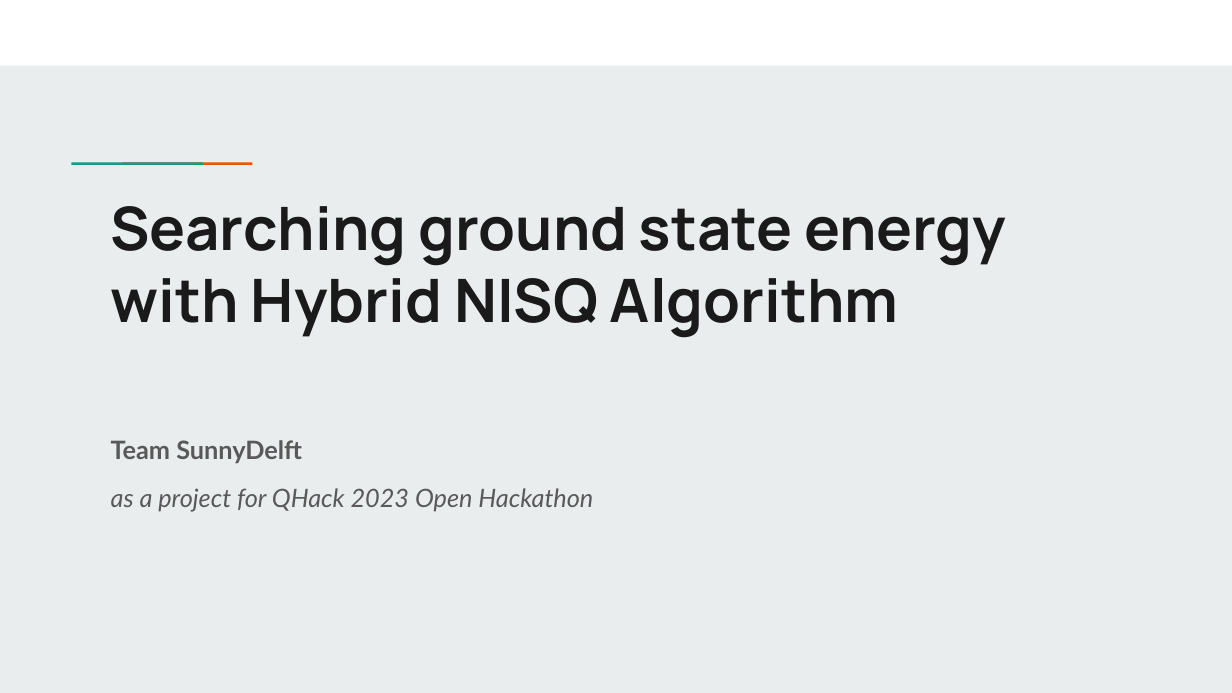
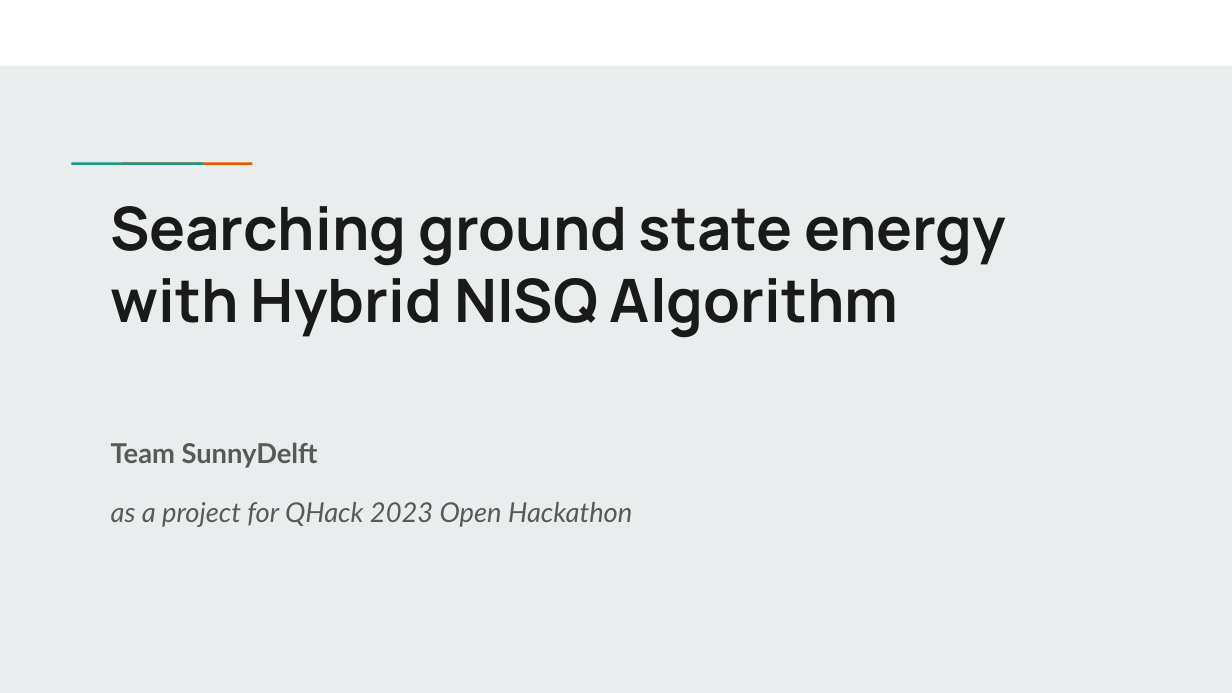
Before and after one commit to Dran-Z/QHack2023-SunnyDelft, a slide deck: slide 1 of QHack-SunnyDelft.pptx. Drawn at 1232x693 pixels with LibreOffice and Linux fonts; fonts in the diff are those of the drawing. Boxes give left, top, right and bottom in pixels: in the first picture for what was removed or moved away, otherwise in the second. Text is boxed around its words. In the diff, an @@ line names an element or a change of style, - is before the commit and + after.

```diff
--- a/QHack-SunnyDelft.pptx
+++ b/QHack-SunnyDelft.pptx
@@ subtitle "Team SunnyDelft" at <box>111,442,632,527</box>: size 14.8 to 16 pt; line spacing 0.8 to 0.9 @@
```
Also in this commit, not shown: 2 other slides changed, 6 slides added, 1 slide removed, 7 other files.
